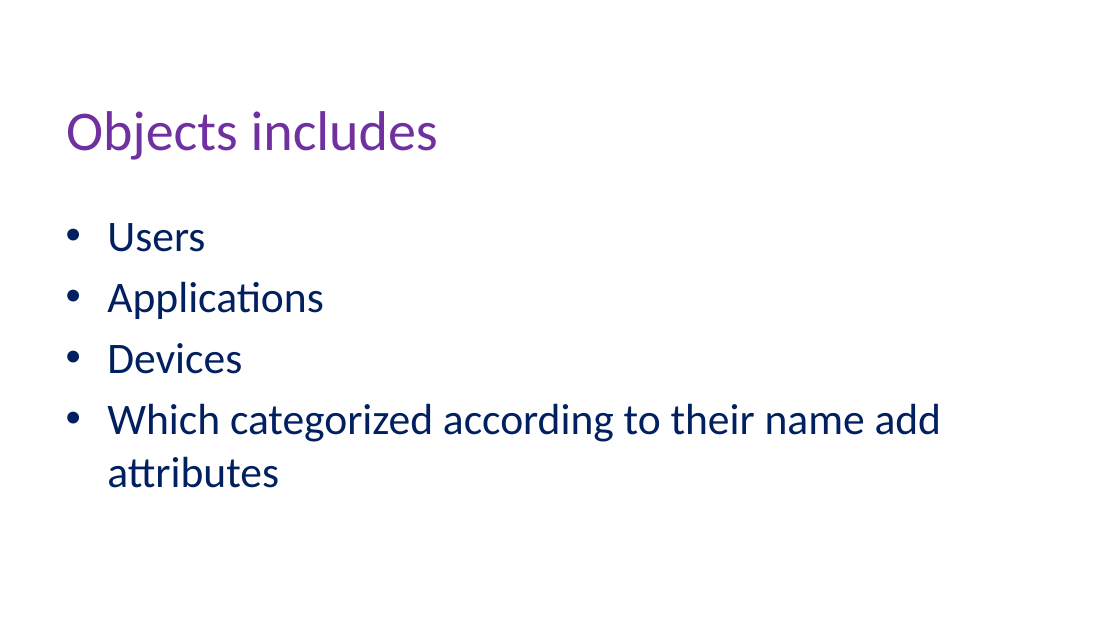
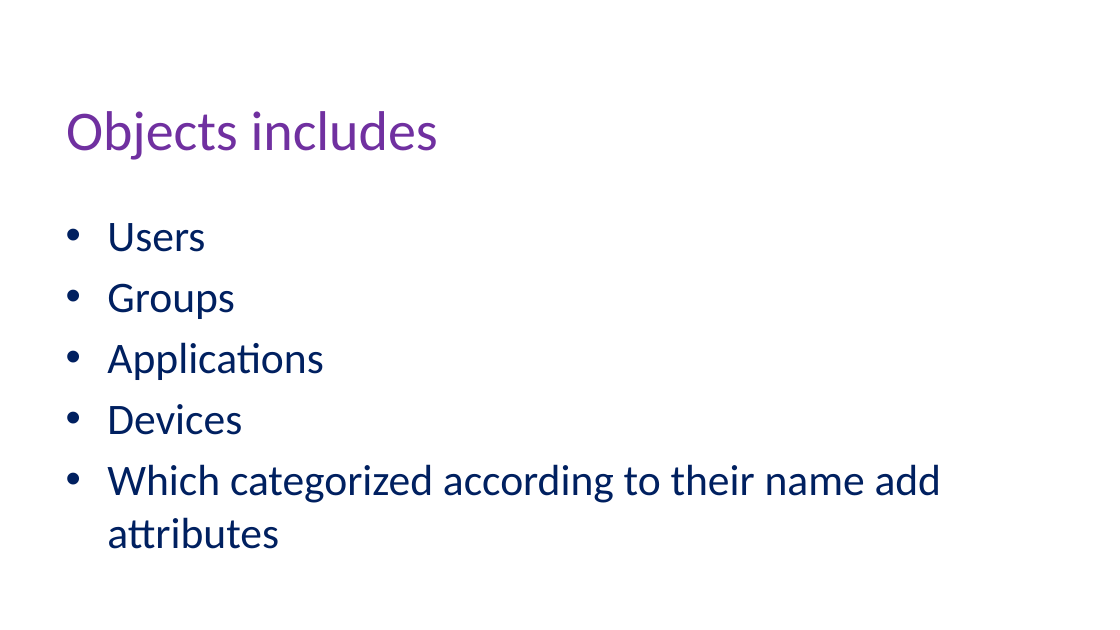
Before and after one commit to Hero-Team/active-drictory-installation-and-configuration-on-windows-server, a slide deck: slide 5 of active.pptx. Drawn at 1120x630 pixels with LibreOffice and Linux fonts; fonts in the diff are those of the drawing; background and template pictures are left out. Boxes give left, top, right and bottom in pixels: in the first picture for what was removed or moved away, otherwise in the second. Text is boxed around its words. In the diff, an @@ line names an element or a change of style, - is before the commit and + after.

Commit message:
i add object to file

```diff
--- a/active.pptx
+++ b/active.pptx
@@ text at box(107, 283, 234, 319): paragraph added @@
+• Groups
```
